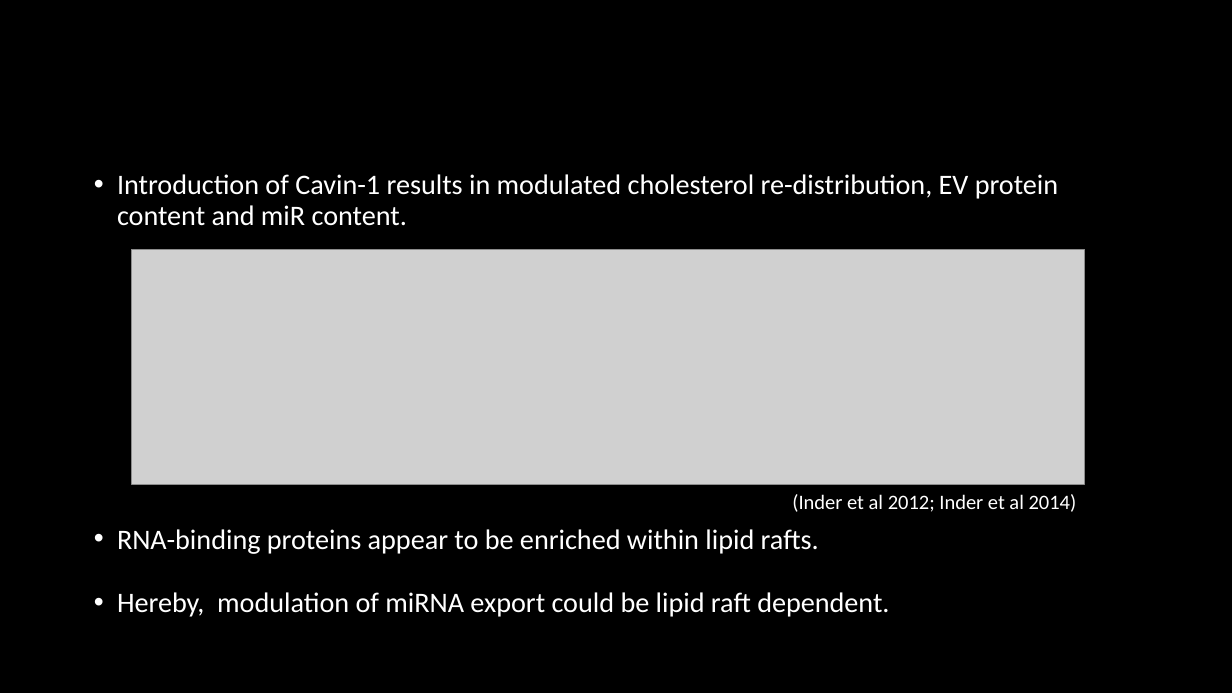
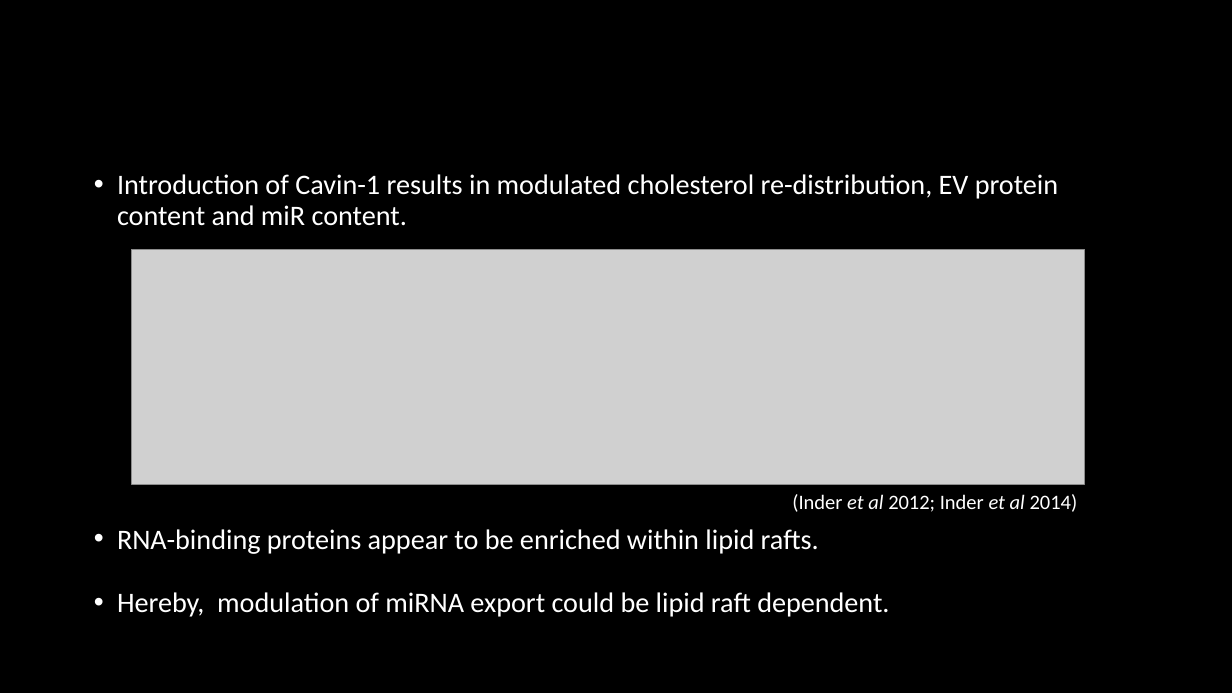
Before and after one commit to HarleyRobinson/Honours2, a slide deck: slide 7 of BackgroundInfo/Selective export of microRNA via extracellular vesicles.pptx. Drawn at 1232x693 pixels with LibreOffice and Linux fonts; fonts in the diff are those of the drawing; grey boxes stand for pictures; background and template pictures are left out. Boxes give left, top, right and bottom in pixels: in the first picture for what was removed or moved away, otherwise in the second. Text is boxed around its words. In the diff, an @@ line names an element or a change of style, - is before the commit and + after.

```diff
--- a/BackgroundInfo/Selective export of microRNA via extracellular vesicles.pptx
+++ b/BackgroundInfo/Selective export of microRNA via extracellular vesicles.pptx
@@ text "(Inder et al 2012; Inder ..." at bbox=[792, 494, 1078, 512]: italic on in "et al et al" @@
```
Also in this commit, not shown: 5 other slides changed, 25 other files.
